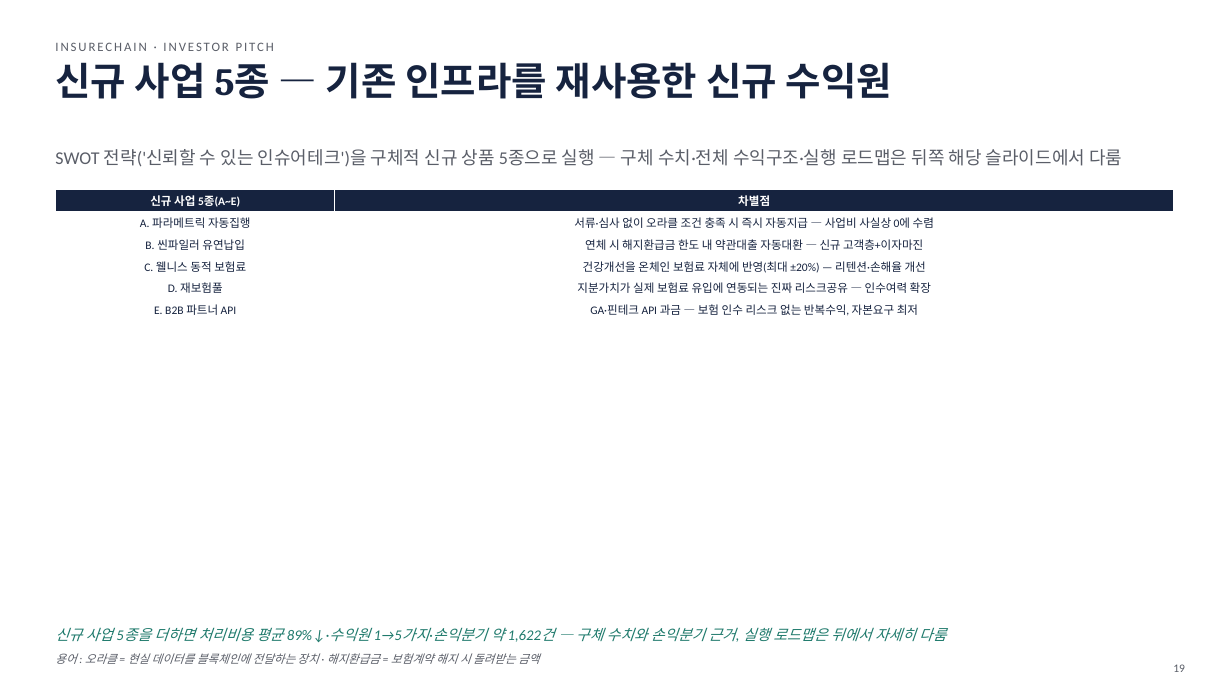
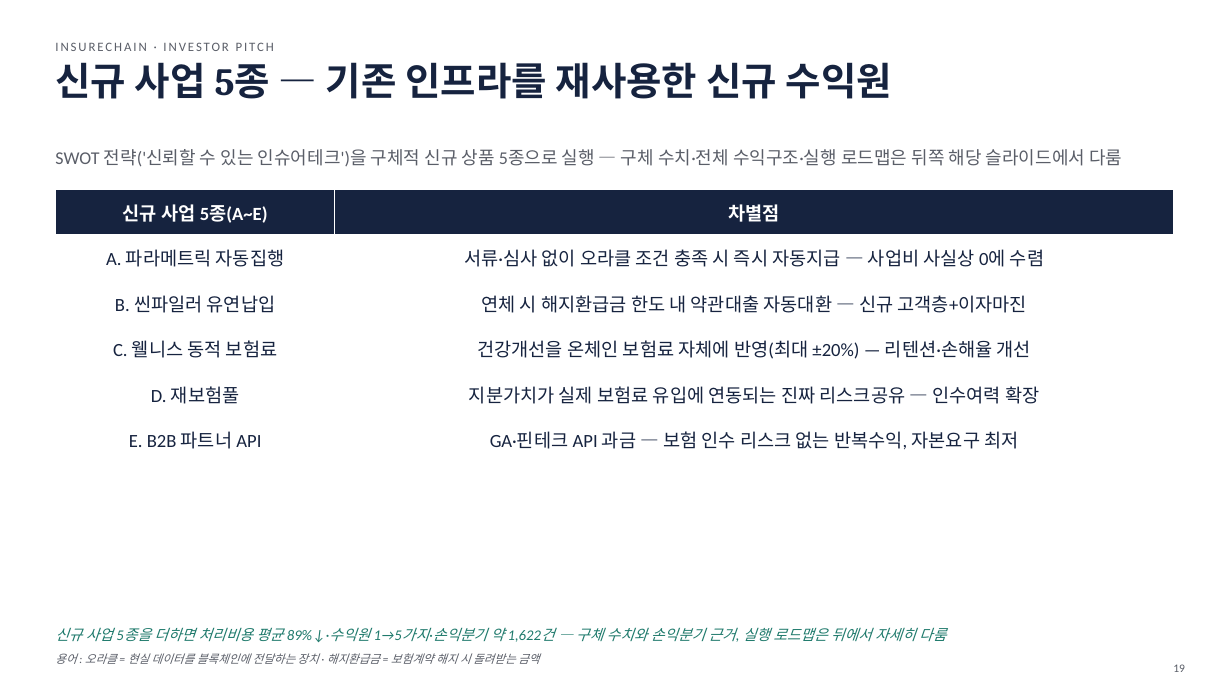
Before and after one commit to leeyonsei78/capstone_project_alpha, a slide deck: slide 19 of 인슈어체인_투자피칭_발표자료.pptx. Drawn at 1232x693 pixels with LibreOffice and Linux fonts; fonts in the diff are those of the drawing. Boxes give left, top, right and bottom in pixels: in the first picture for what was removed or moved away, otherwise in the second. Text is boxed around its words. In the diff, an @@ line names an element or a change of style, - is before the commit and + after.

```diff
--- a/인슈어체인_투자피칭_발표자료.pptx
+++ b/인슈어체인_투자피칭_발표자료.pptx
@@ table at bbox=[55, 189, 1173, 453] @@
@@ size 9 to 14.5 pt @@
```
Also in this commit, not shown: 22 other slides changed, 1 other file.
